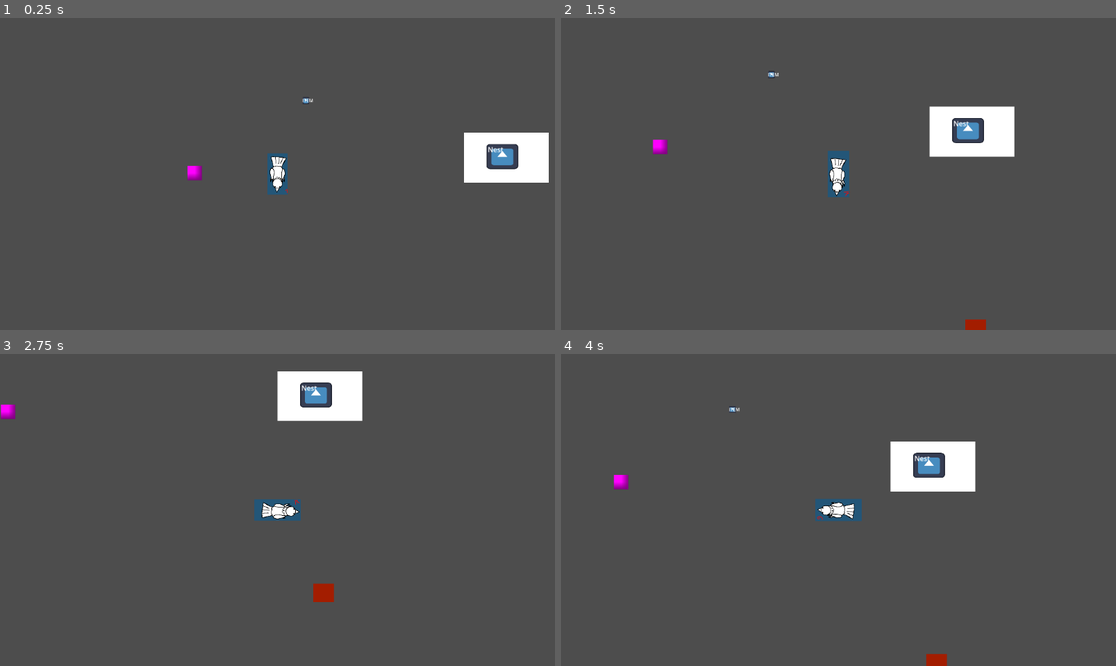
Above: before the commit, frames 1-4 (two rows, left to right).
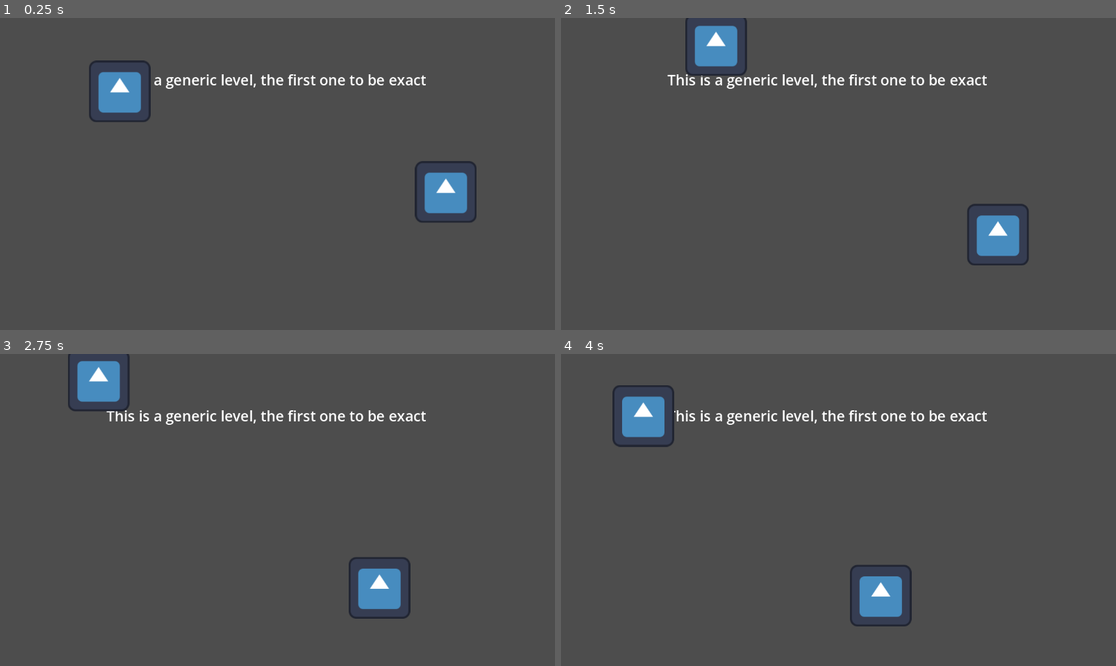
Above: after the commit, the same moments.

Repository: PiponcheDev/Chunky-Chick
Game: Godot game, scene res://Assets/Levels/Example1/GenericLevel1.tscn
The game is run twice, just before and just after one commit, with the same random seed, the same clock (stepped at 60 frames per second) and the same inputs. Before the commit the project starts from res://Main.tscn. The engine's default icon, where the game draws it, is replaced by a stand-in: a white triangle on a blue panel in a dark square.
Inputs (mouse positions are in pixels of both pictures, inside the frame that each line leads up to):
- Up to frame 1 (0.25 s): no input
- Up to frame 2 (1.5 s): move the mouse to (960, 158) at 0.52 s; hold D (walk_right) 0.53-1.28 s; tap E (pick_up) at 0.6, 1.35 s; click (960, 158) at 0.67 s; move the mouse to (727, 189) at 1.27 s; hold S (walk_down) from 1.28 s (still down)
- Up to frame 3 (2.75 s): move the mouse to (333, 441) at 2.02 s; release S (walk_down) at 2.03 s; hold D (walk_right) from 2.03 s (still down); tap E (pick_up) at 2.1 s
- Up to frame 4 (4 s): move the mouse to (810, 572) at 2.77 s; release D (walk_right) at 2.78 s; hold W (walk_up) 2.78-3.53 s; tap E (pick_up) at 2.85, 3.6 s; click (810, 572) at 2.92 s; move the mouse to (1005, 556) at 3.52 s; hold A (walk_left) from 3.53 s (still down)

The runs differ from the first frame. In frame 1, 6.2% of the frame differs, in the area x 16-99%, y 13-66%; in frame 2, 6.5%; in frame 3, 6.3%; in frame 4, 6.6%, in the area x 9-77%, y 10-100%.

Commit message:
Added framework
Waiting for the food,item,taliman scenes to proceed

Diff:
--- a/chunky-chick/Assets/Levels/Example1/GenericLevel1.tscn
+++ b/chunky-chick/Assets/Levels/Example1/GenericLevel1.tscn
@@ -2,6 +2,7 @@
 
 [ext_resource type="PackedScene" uid="uid://drq4pyhltxh3y" path="res://src/tscn/Human/GenericHuman.tscn" id="1_s4bqb"]
 [ext_resource type="PackedScene" uid="uid://qvudehijyhjr" path="res://src/scripts/Managers/LevelLoader/LoadingScreen.tscn" id="2_uikbx"]
+[ext_resource type="PackedScene" uid="uid://cebj4caoqts2w" path="res://src/scripts/Managers/Env_Generator/env_gen.tscn" id="3_kktmy"]
 
 [sub_resource type="Curve2D" id="Curve2D_nlcix"]
 _data = {
@@ -43,3 +44,5 @@
 offset_top = 117.0
 offset_right = 209.0
 offset_bottom = 157.0
+
+[node name="Env-gen" parent="." unique_id=1350189090 instance=ExtResource("3_kktmy")]
--- a/chunky-chick/project.godot
+++ b/chunky-chick/project.godot
@@ -11,7 +11,7 @@
 [application]
 
 config/name="Chunky-chick"
-run/main_scene="uid://nbk6ckc1v8qp"
+run/main_scene="uid://b38g1isc5lpdj"
 config/features=PackedStringArray("4.6", "GL Compatibility")
 config/icon="res://Assets-Extra/icon.svg"
 
--- /dev/null
+++ b/chunky-chick/src/scripts/Managers/Env_Generator/Env-generator.gd
@@ -0,0 +1,69 @@
+extends Node2D
+
+func _ready():
+	_generate_map()
+
+
+@export var Mapsize :Vector2 = Vector2(100,100)
+@export var OriginOffset : Vector2 = Vector2(0,0)
+#Describes how the map shall be generated around the origin of the node.
+
+@export_subgroup("Frequencies")
+@export var itemFrequency = 10
+@export var talismanFrequency = 0
+@export var foodFrequency = 10
+#Per 100 pixels on a line, in theory...
+var FrequencyRandomness = 3
+
+@export_subgroup("Lists")
+@export var items : Array[SpringBoneCollisionCapsule3D]
+@export var talismen : Array[SpringBoneCollisionCapsule3D]
+@export var foods : Array[SpringBoneCollisionCapsule3D]
+#Obviously needs to be changed to the correct data structure
+
+var currentClumpPos:Vector2 = Vector2(0,0)
+var currentClumpWeight:int = 0
+#How many spawns are currently in the clump
+var clumpCapacity = 5
+#How many spawns fits in a clump
+var clumpDensity = 5
+#How close to the center the spawns are
+
+func _generate_map():
+	var i = 0
+	while i < _get_AmountOFSpawns(itemFrequency):
+		print("Items Spawned: "+str(i))
+		print(getSpawnposInClump())
+		print(currentClumpPos)
+		print(currentClumpWeight)
+		i += 1
+
+	i = 0
+	while i < _get_AmountOFSpawns(talismanFrequency):
+		print("Talimen Spawned: "+str(i))
+		i += 1
+
+	i = 0
+	while i < _get_AmountOFSpawns(foodFrequency):
+		print("Foods Spawned: "+str(i))
+		i += 1
+
+func getSpawnposInClump():
+	if randi_range(0,clumpCapacity-currentClumpWeight) > 0:
+		currentClumpWeight += 1
+		return currentClumpPos + _get_randomSpotInZone(Vector2(clumpDensity,clumpDensity))
+	else:
+		currentClumpPos = _get_randomSpotInZone(Mapsize,false)
+		currentClumpWeight = 1
+		return currentClumpPos + _get_randomSpotInZone(Vector2(clumpDensity,clumpDensity))
+
+
+func _get_randomSpotInZone(area:Vector2, centered:bool = true):
+	if centered:
+		return Vector2(randi_range(-area.x,area.x),randi_range(-area.y,area.y))
+	else:
+		return Vector2(randi_range(0,area.x),randi_range(0,area.y))
+
+func _get_AmountOFSpawns(Frequency):
+	var amountOfSpawns = (Mapsize.x+Mapsize.y)/(Frequency + randi_range(-FrequencyRandomness,FrequencyRandomness))
+	return amountOfSpawns
--- /dev/null
+++ b/chunky-chick/src/scripts/Managers/Env_Generator/env_gen.tscn
@@ -0,0 +1,6 @@
+[gd_scene format=3 uid="uid://cebj4caoqts2w"]
+
+[ext_resource type="Script" uid="uid://be81ubpcutpjq" path="res://src/scripts/Managers/Env_Generator/Env-generator.gd" id="1_cae22"]
+
+[node name="Env-gen" type="Node2D" unique_id=1350189090]
+script = ExtResource("1_cae22")
--- a/chunky-chick/src/tscn/Human/generic_human.gd
+++ b/chunky-chick/src/tscn/Human/generic_human.gd
@@ -42,7 +42,6 @@
 			abandon_feeding_timer.start()
 	elif state == FEEDING:
 		pass #Give player seeds or smt
-	print(state)
 
 
 	#Manage the animation
Not shown, added: chunky-chick/src/scripts/Managers/Env_Generator/Env-generator.gd.uid
